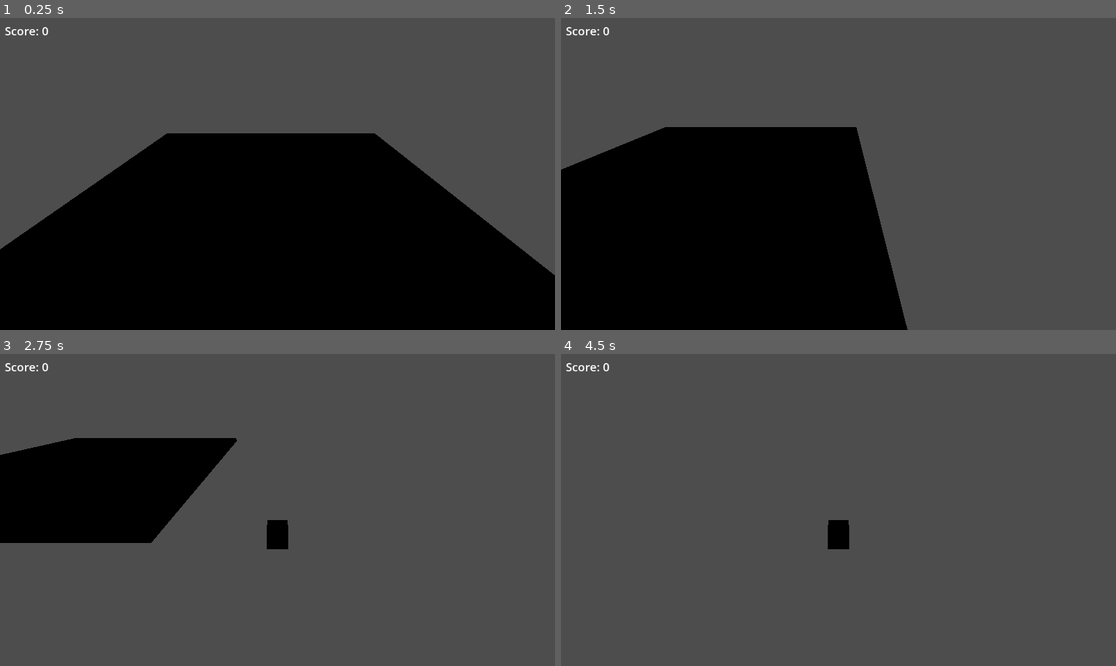
Above: before the commit, frames 1-4 (two rows, left to right).
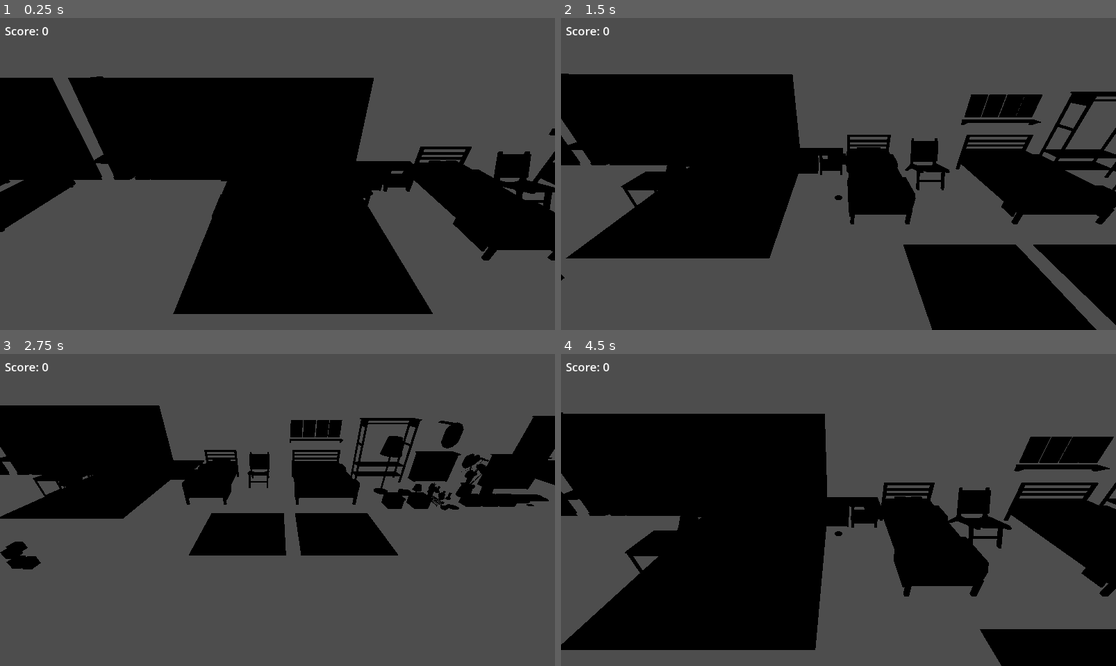
Above: after the commit, the same moments.

Repository: mwilcome/VacuumRogue
Game: Godot game, scene res://main.tscn
Same seed, same stepped clock (60 frames per second), same inputs: the game is played once before the commit and once after it.
Inputs:
- Up to frame 1 (0.25 s): no input
- Up to frame 2 (1.5 s): tap Enter at 0.5 s; hold Right (ui_right) 0.53-1.28 s; hold Down (ui_down) from 1.28 s (still down)
- Up to frame 3 (2.75 s): release Down (ui_down) at 2.03 s; hold Right (ui_right) from 2.03 s (still down)
- Up to frame 4 (4.5 s): release Right (ui_right) at 2.78 s; hold Up (ui_up) 2.78-3.53 s; hold Left (ui_left) from 3.53 s (still down)

The runs differ from the first frame. In frame 1, 47% of the frame differs, in the area x 0-100%, y 18-100%; in frame 2, 48%, in the area x 0-100%, y 17-100%; in frame 3, 21%; in frame 4, 45%.

Commit message:
Added some assets

Diff:
--- a/main.tscn
+++ b/main.tscn
@@ -1,64 +1,44 @@
-[gd_scene load_steps=11 format=3 uid="uid://dl7ry0x4mevi3"]
+[gd_scene load_steps=9 format=3 uid="uid://dl7ry0x4mevi3"]
 
 [ext_resource type="Script" path="res://vacuum.gd" id="1_ehgvg"]
 [ext_resource type="Script" path="res://main.gd" id="1_nlmj6"]
-
-[sub_resource type="StandardMaterial3D" id="StandardMaterial3D_qk4mp"]
-albedo_color = Color(0, 0, 1, 1)
-
-[sub_resource type="BoxMesh" id="BoxMesh_t0gtn"]
-material = SubResource("StandardMaterial3D_qk4mp")
-size = Vector3(0.5, 0.5, 0.5)
+[ext_resource type="PackedScene" uid="uid://csr8tg8jim08e" path="res://assets/vacuum/rv_001.gltf" id="3_ikdt1"]
+[ext_resource type="PackedScene" uid="uid://bmf83prs62sbs" path="res://assets/house/minimal house.fbx" id="4_628jc"]
 
 [sub_resource type="BoxShape3D" id="BoxShape3D_pw70h"]
-size = Vector3(0.5, 0.5, 0.5)
+size = Vector3(0.5, 0.3, 0.5)
 
 [sub_resource type="SphereShape3D" id="SphereShape3D_y525g"]
-radius = 1.0
-
-[sub_resource type="StandardMaterial3D" id="StandardMaterial3D_16n78"]
-albedo_color = Color(0.0313726, 0.0313726, 0.0313726, 1)
-
-[sub_resource type="BoxMesh" id="BoxMesh_d7p74"]
-size = Vector3(10, 0.2, 10)
-
-[sub_resource type="BoxShape3D" id="BoxShape3D_qj4cn"]
-size = Vector3(10, 0.2, 10)
+radius = 0.3
 
 [sub_resource type="LabelSettings" id="LabelSettings_j3oqj"]
 font_size = 24
+
+[sub_resource type="BoxShape3D" id="BoxShape3D_opo1c"]
+size = Vector3(55, 0.2, 10)
 
 [node name="Main" type="Node3D" groups=["trash"]]
 script = ExtResource("1_nlmj6")
 
 [node name="Vacuum" type="CharacterBody3D" parent="."]
-transform = Transform3D(1, 0, 0, 0, 1, 0, 0, 0, 1, 0, 0.25, 0)
+transform = Transform3D(1, 0, 0, 0, 1, 0, 0, 0, 1, 0, 0.25, -0.913)
 script = ExtResource("1_ehgvg")
 
 [node name="PlayerCamera" type="Camera3D" parent="Vacuum"]
 transform = Transform3D(1, 0, 0, 0, 0.866025, 0.5, 0, -0.5, 0.866025, 0, 3, 4)
 
-[node name="VacuumMesh" type="MeshInstance3D" parent="Vacuum"]
-mesh = SubResource("BoxMesh_t0gtn")
-
 [node name="VacuumCollision" type="CollisionShape3D" parent="Vacuum"]
+transform = Transform3D(1, 0, 0, 0, 1, 0, 0, 0, 1, 0.00531429, 0.0306499, -0.00738239)
 shape = SubResource("BoxShape3D_pw70h")
 
 [node name="SuctionZone" type="Area3D" parent="Vacuum"]
 
 [node name="SuctionCollision" type="CollisionShape3D" parent="Vacuum/SuctionZone"]
+transform = Transform3D(1, 0, 0, 0, 1, 0, 0, 0, 1, 0, -0.163747, -0.00507268)
 shape = SubResource("SphereShape3D_y525g")
 
-[node name="FloorBody" type="StaticBody3D" parent="."]
-transform = Transform3D(1, 0, 0, 0, 1, 0, 0, 0, 1, 0, -0.1, 0)
-
-[node name="Floor" type="MeshInstance3D" parent="FloorBody"]
-transform = Transform3D(1, 0, 0, 0, 1, 0, 0, 0, 1, -0.317268, 0.0526046, -0.48488)
-material_override = SubResource("StandardMaterial3D_16n78")
-mesh = SubResource("BoxMesh_d7p74")
-
-[node name="FloorCollision" type="CollisionShape3D" parent="FloorBody"]
-shape = SubResource("BoxShape3D_qj4cn")
+[node name="VacuumMesh" parent="Vacuum" instance=ExtResource("3_ikdt1")]
+transform = Transform3D(0.5, 0, 0, 0, 0.5, 0, 0, 0, 0.5, 0, 0, 0)
 
 [node name="TrashContainer" type="Node3D" parent="."]
 
@@ -76,3 +56,11 @@
 offset_bottom = 33.0
 text = "Score: 0"
 label_settings = SubResource("LabelSettings_j3oqj")
+
+[node name="House" parent="." instance=ExtResource("4_628jc")]
+
+[node name="HouseBody" type="StaticBody3D" parent="House"]
+
+[node name="HouseCollision" type="CollisionShape3D" parent="House/HouseBody"]
+transform = Transform3D(1, 0, 0, 0, 1, 0, 0, 0, 1, 8, 0.2, 0)
+shape = SubResource("BoxShape3D_opo1c")
--- a/project.godot
+++ b/project.godot
@@ -15,6 +15,10 @@
 config/features=PackedStringArray("4.3", "Mobile")
 config/icon="res://icon.svg"
 
+[filesystem]
+
+import/blender/enabled=false
+
 [global_group]
 
 trash=""
Binary file added: assets/house/minimal house textures/BookBlock.png
Not shown, added: assets/house/minimal house textures/BookBlock.png.import
Binary file added: assets/house/minimal house textures/CementNew.png
Not shown, added: assets/house/minimal house textures/CementNew.png.import
Binary file added: assets/house/minimal house textures/MetalGalvanized.png
Not shown, added: assets/house/minimal house textures/MetalGalvanized.png.import
Binary file added: assets/house/minimal house textures/ModernKeybord.png
Not shown, added: assets/house/minimal house textures/ModernKeybord.png.import
Binary file added: assets/house/minimal house textures/Plywood.png
Not shown, added: assets/house/minimal house textures/Plywood.png.import
Binary file added: assets/house/minimal house textures/RoomTextureExtras.png
Not shown, added: assets/house/minimal house textures/RoomTextureExtras.png.import
(and 33 more such lines)
